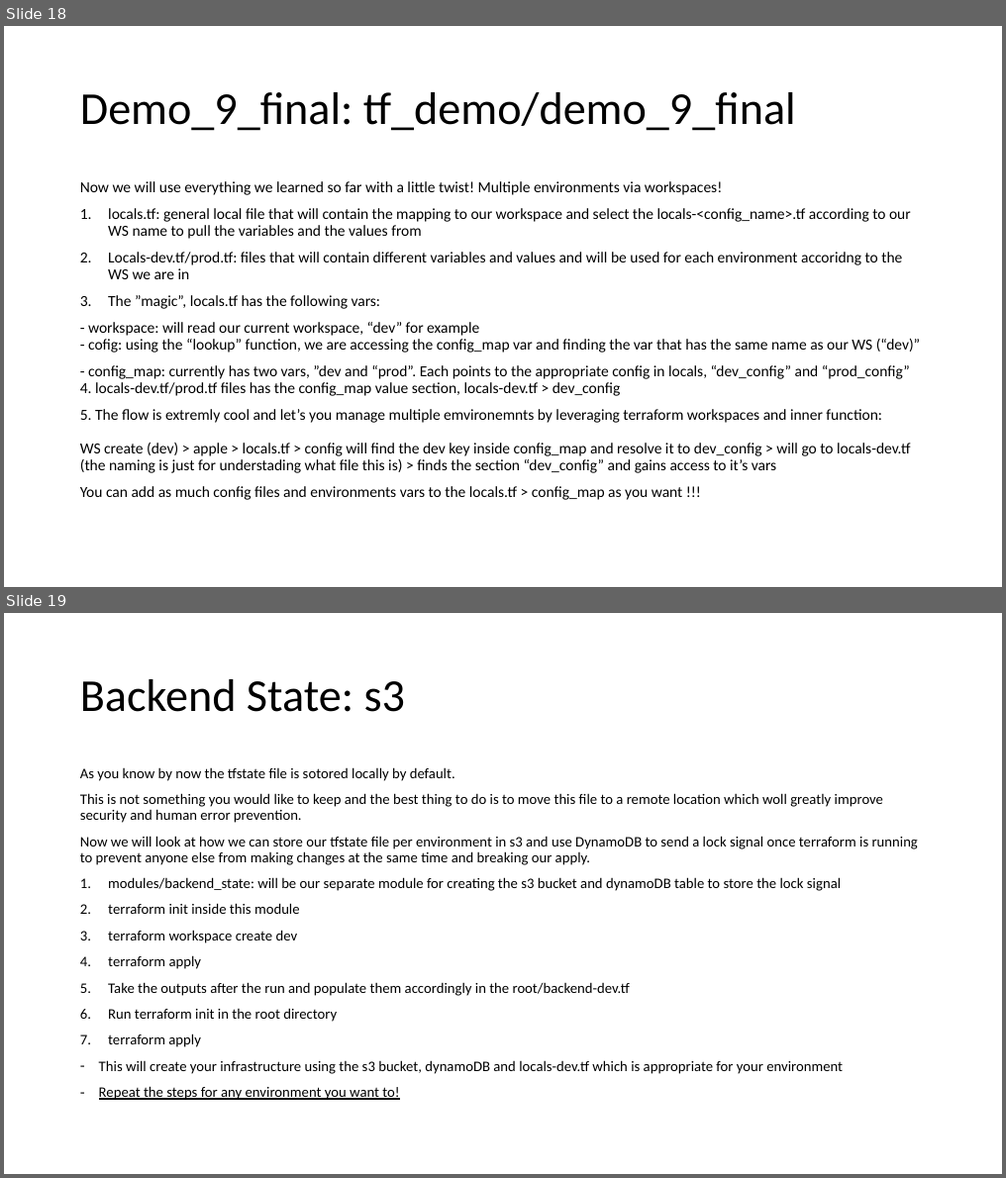
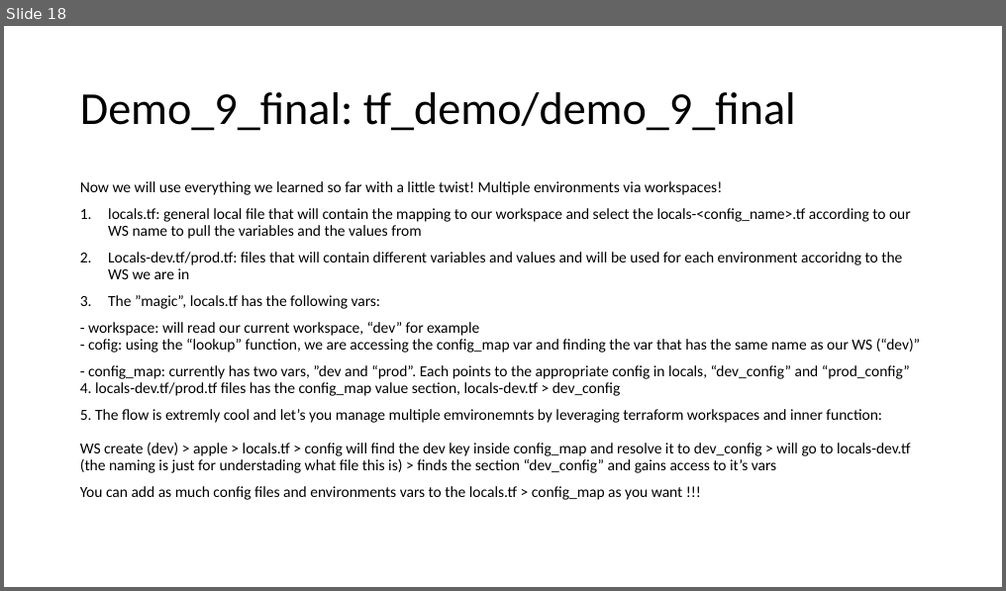
Before and after one commit to JohnMops/tf-demo, a slide deck: tf-demo-presentation.pptx. Shown one above the other, each under a label of ours: slides 18 and 19 before the commit, slide 18 after it. The pictures are 1006x1178 and 1006x591 pixels, drawn with LibreOffice and Linux fonts; fonts in the diff are those of the drawing. Boxes give left, top, right and bottom in pixels: in the first picture for what was removed or moved away, otherwise in the second. Text is boxed around its words. In the diff, an @@ line names an element or a change of style, - is before the commit and + after.

```diff
--- a/tf-demo-presentation.pptx
+++ b/tf-demo-presentation.pptx
@@ slide 19 removed at [4, 613, 1002, 1174], background #FFFFFF @@
@@ title removed at [80, 679, 405, 712] @@
-Backend State: s3
@@ text removed at [80, 767, 918, 1100] @@
-As you know by now the tfstate file is sotored locally by default.
-This is not something you would like to keep and the best thing to do is to move this file to a remote location which woll greatly improve security and human error prevention.
-Now we will look at how we can store our tfstate file per environment in s3 and use DynamoDB to send a lock signal once terraform is running to prevent anyone else from making changes at the same time and breaking our apply.
-1. modules/backend_state: will be our separate module for creating the s3 bucket and dynamoDB table to store the lock signal
-2. terraform init inside this module
-3. terraform workspace create dev
-4. terraform apply
-5. Take the outputs after the run and populate them accordingly in the root/backend-dev.tf
-6. Run terraform init in the root directory
-7. terraform apply
-– This will create your infrastructure using the s3 bucket, dynamoDB and locals-dev.tf which is appropriate for your environment
-– Repeat the steps for any environment you want to!
```
Also in this commit, not shown: 5 slides changed, 11 other files.
